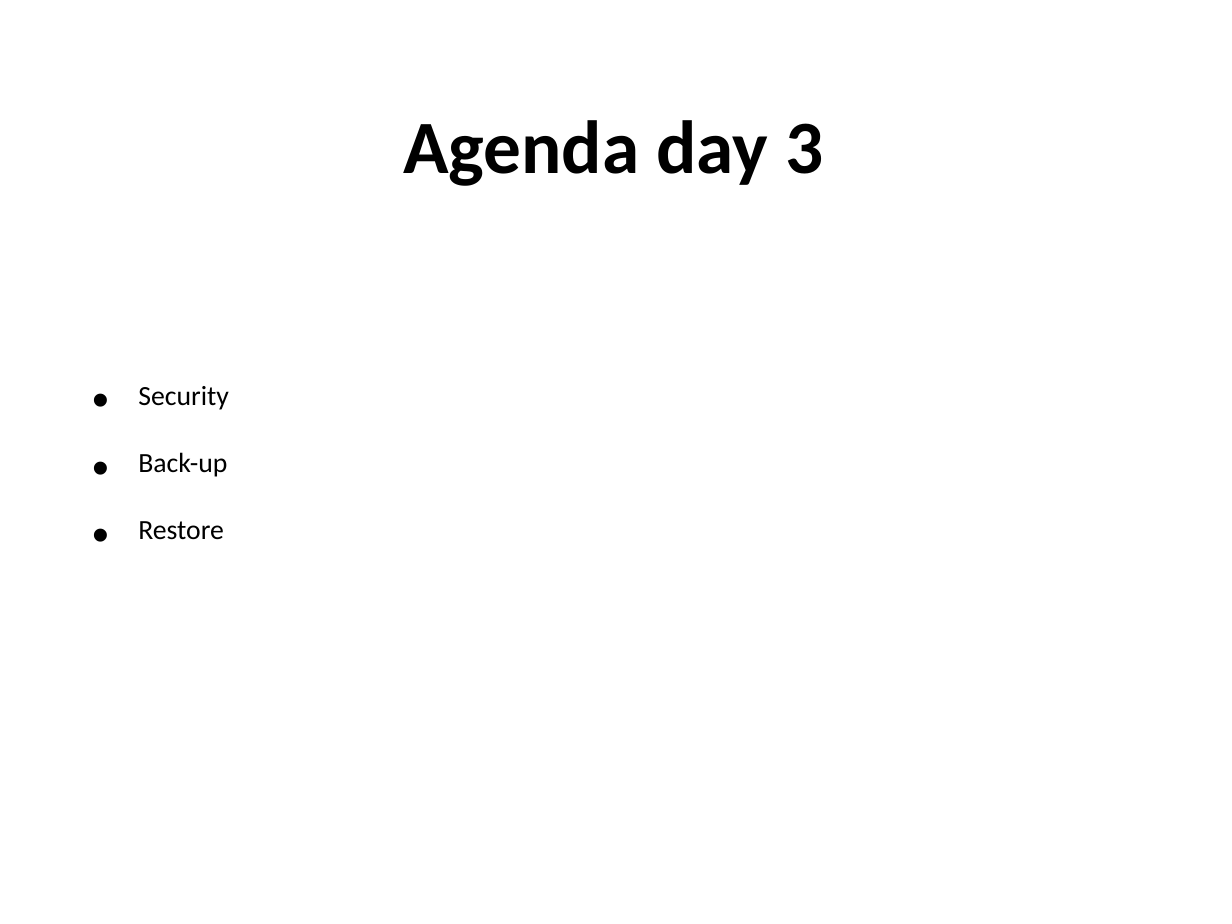
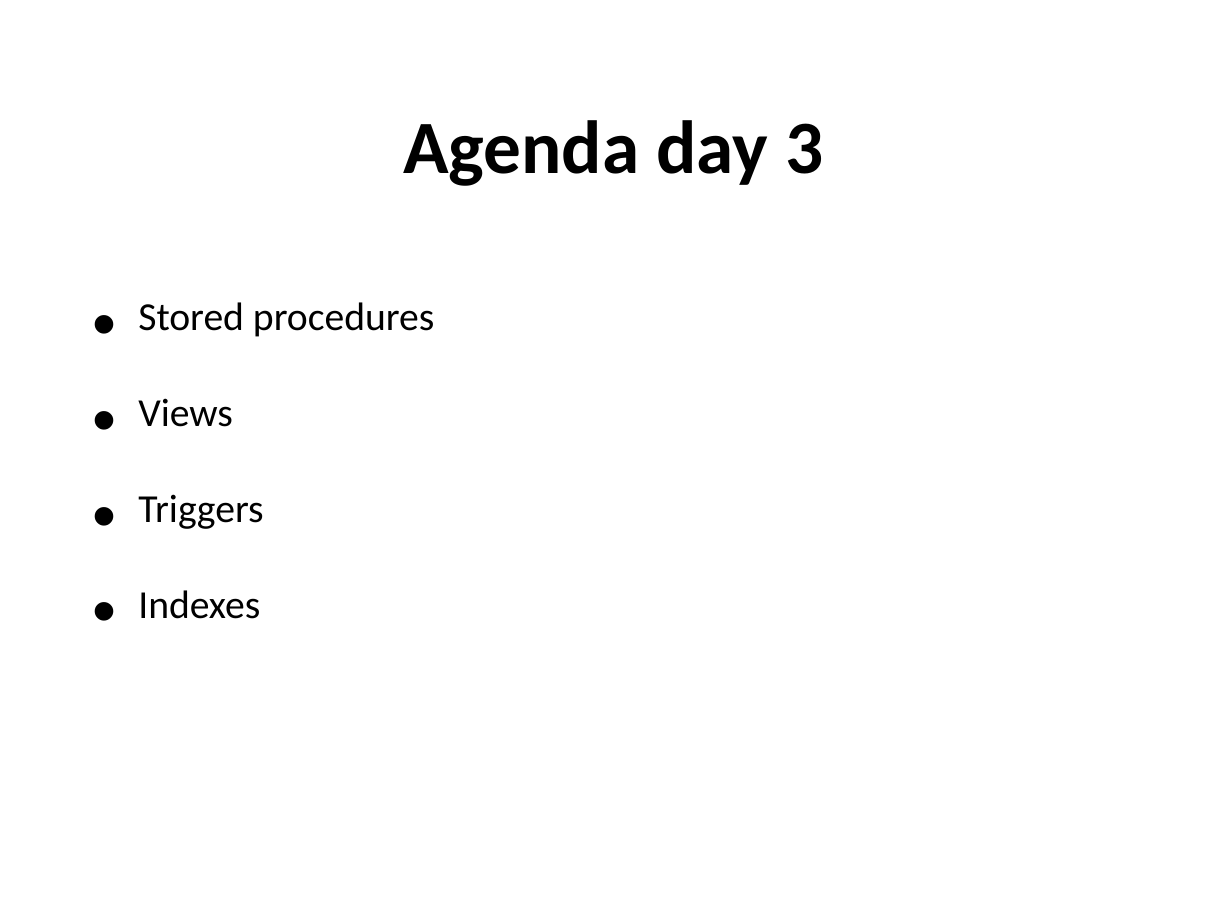
Before and after one commit to Flu10/Zero2Hero2016, a slide deck: slide 50 of presentation/SQL Z2H 2016.pptx. Drawn at 1232x924 pixels with LibreOffice and Linux fonts; fonts in the diff are those of the drawing; background and template pictures are left out. Boxes give left, top, right and bottom in pixels: in the first picture for what was removed or moved away, otherwise in the second. Text is boxed around its words. In the diff, an @@ line names an element or a change of style, - is before the commit and + after.

```diff
--- a/presentation/SQL Z2H 2016.pptx
+++ b/presentation/SQL Z2H 2016.pptx
@@ text at [138,302,434,619]: text changed; size 28 to 40 pt @@
-• Security
-• Back-up
-• Restore
+• Stored procedures
+• Views
+• Triggers
+• Indexes
```
Also in this commit, not shown: 1 other slide changed.
